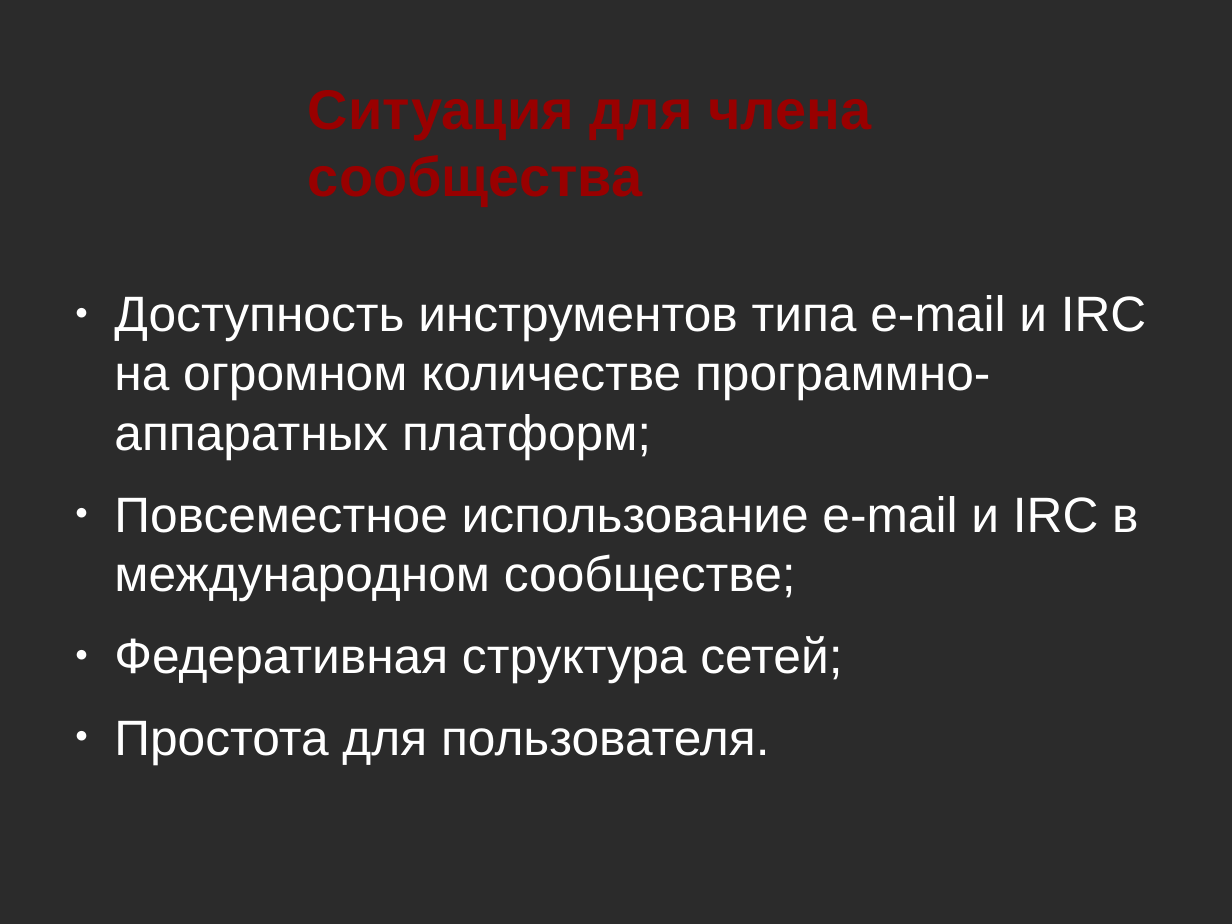
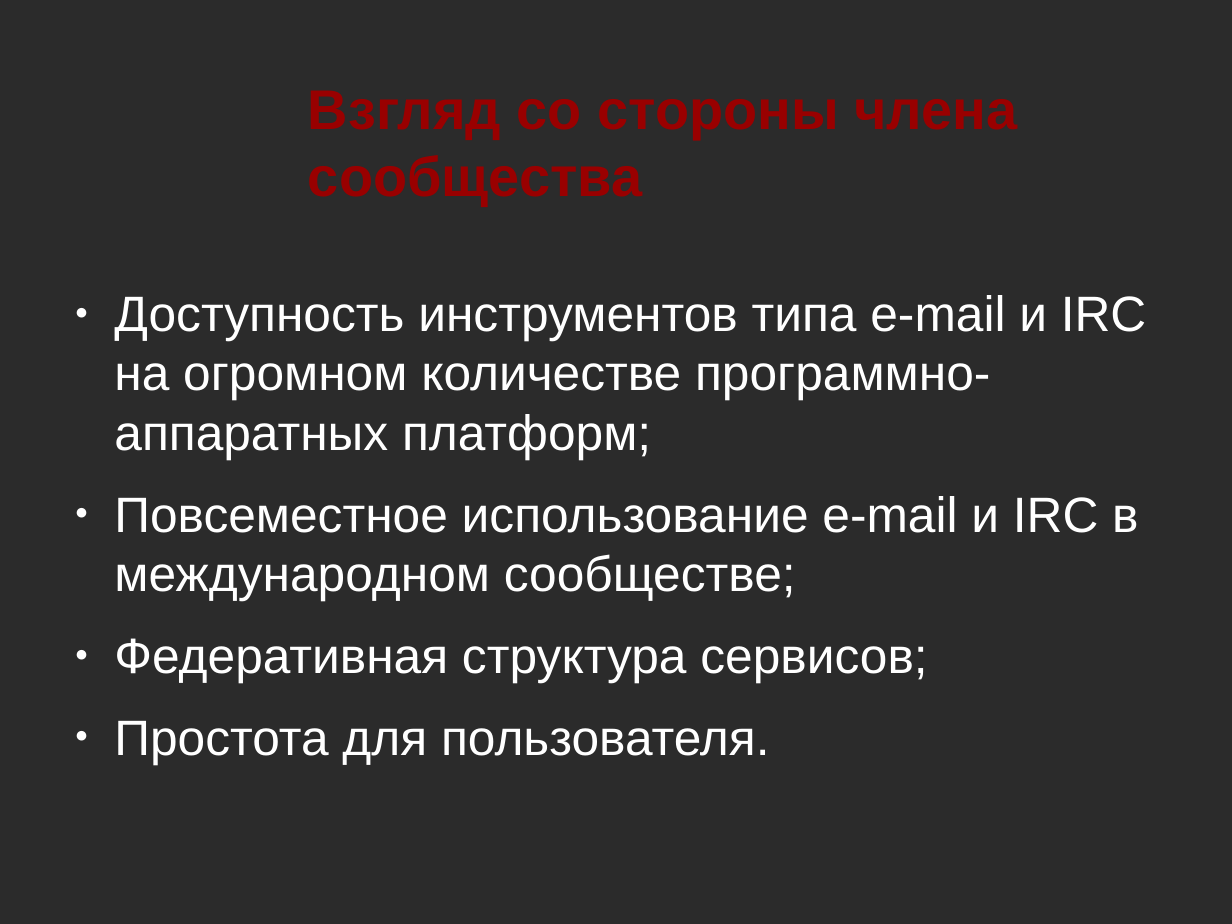
Before and after one commit to NIR-Ginko/presentations, a slide deck: slide 5 of 2020-02-07 ALT Join and community/ALT Join and community.odp (slide 6 before the commit). Drawn at 1232x924 pixels with LibreOffice and Linux fonts; fonts in the diff are those of the drawing; background and template pictures are left out; a plain dark background stands for a picture behind light text. Boxes give left, top, right and bottom in pixels: in the first picture for what was removed or moved away, otherwise in the second. Text is boxed around its words. In the diff, an @@ line names an element or a change of style, - is before the commit and + after.

```diff
--- a/2020-02-07 ALT Join and community/ALT Join and community.odp
+++ b/2020-02-07 ALT Join and community/ALT Join and community.odp
@@ title at [308,90,1017,206]: text changed @@
-Ситуация для члена сообщества
+Взгляд со стороны члена сообщества
@@ text at [114,638,927,682]: text changed @@
-● Федеративная структура сетей;
+● Федеративная структура сервисов;
```
Also in this commit, not shown: 4 other slides changed, 2 slides removed.
